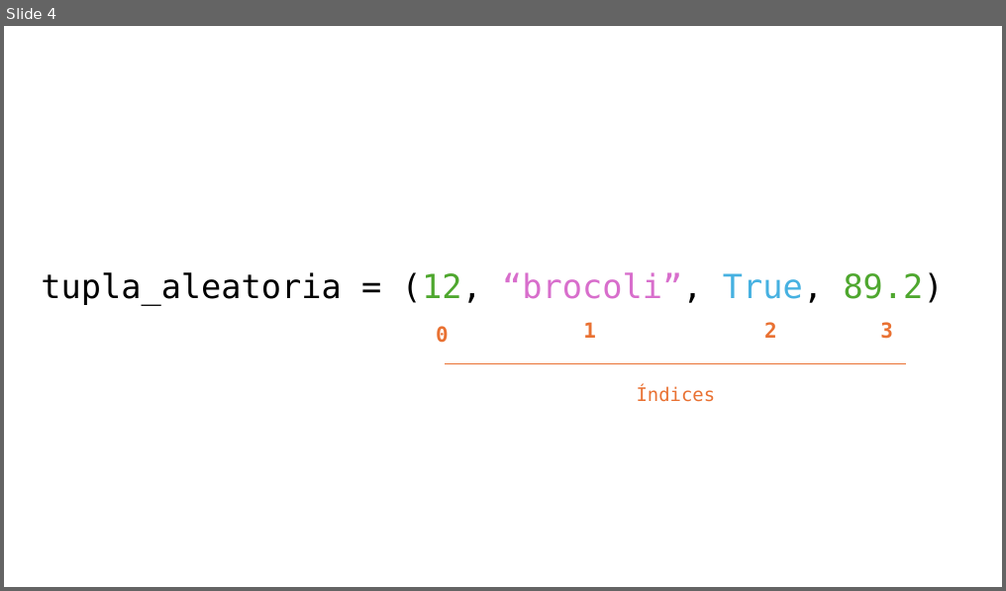
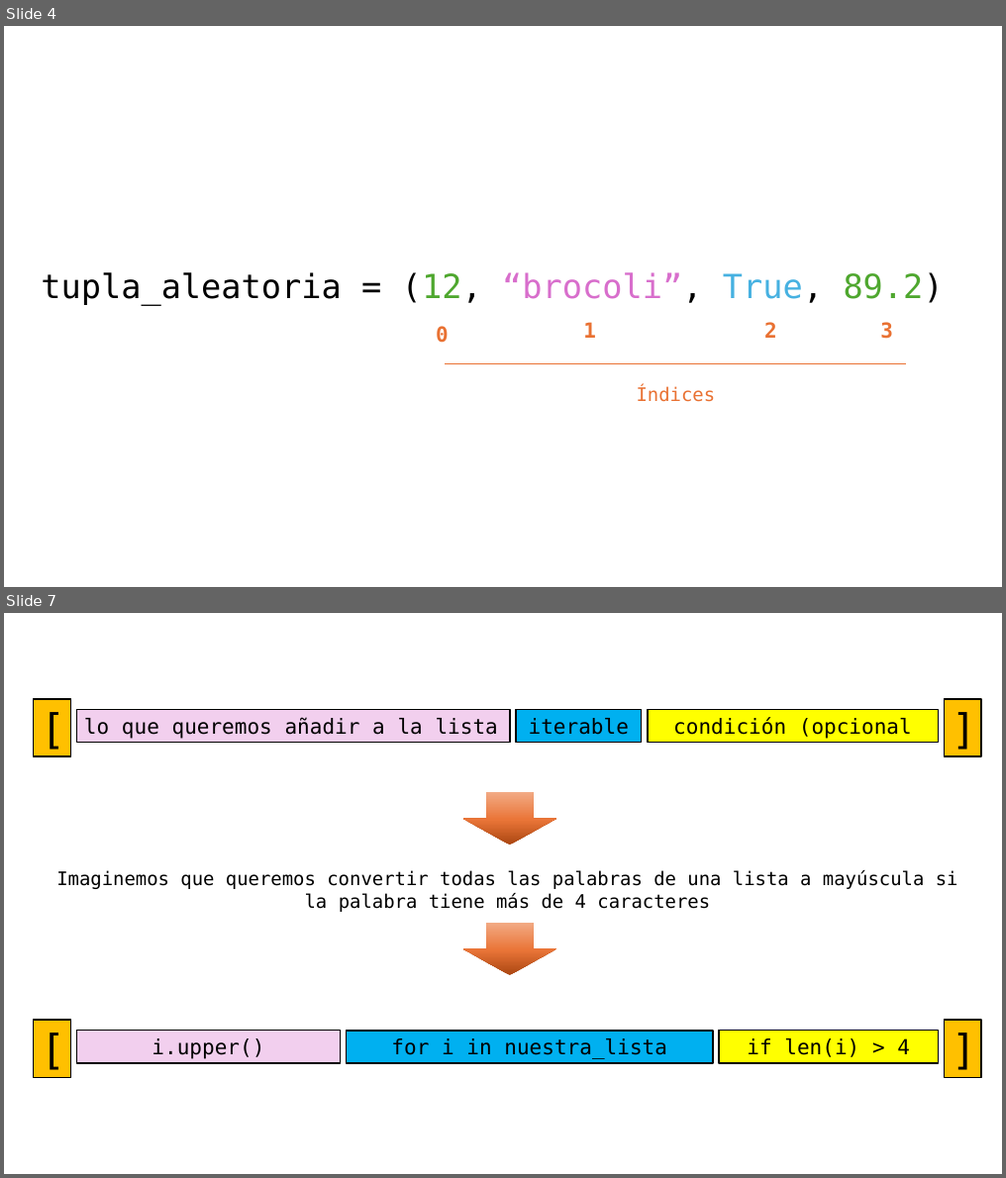
Before and after one commit to Hack-io-Data/Imagenes, a slide deck: 02-Imagenes/Python_básico/PowerPointImagenes.pptx. Shown one above the other, each under a label of ours: slide 4 before the commit, slides 4 and 7 after it; the slides between them are not shown. The pictures are 1006x591 and 1006x1178 pixels, drawn with LibreOffice and Linux fonts; fonts in the diff are those of the drawing. Boxes give left, top, right and bottom in pixels: in the first picture for what was removed or moved away, otherwise in the second. Text is boxed around its words. In the diff, an @@ line names an element or a change of style, - is before the commit and + after.

```diff
--- a/02-Imagenes/Python_básico/PowerPointImagenes.pptx
+++ b/02-Imagenes/Python_básico/PowerPointImagenes.pptx
@@ slide 7 added at (4, 613, 1002, 1174), background #FFFFFF @@
@@ group added at (33, 699, 982, 1078): 10 rectangles, 2 down arrows, 1 text @@
+[
+]
+lo que queremos añadir a la lista
+iterable
+condición (opcional
+Imaginemos que queremos convertir todas las palabras de una lista a mayúscula si la palabra tiene más de 4 caracteres
+[
+]
+i.upper()
+for i in nuestra_lista
+if len(i) > 4
```
Also in this commit, not shown: 6 other slides added, 3 other files.
